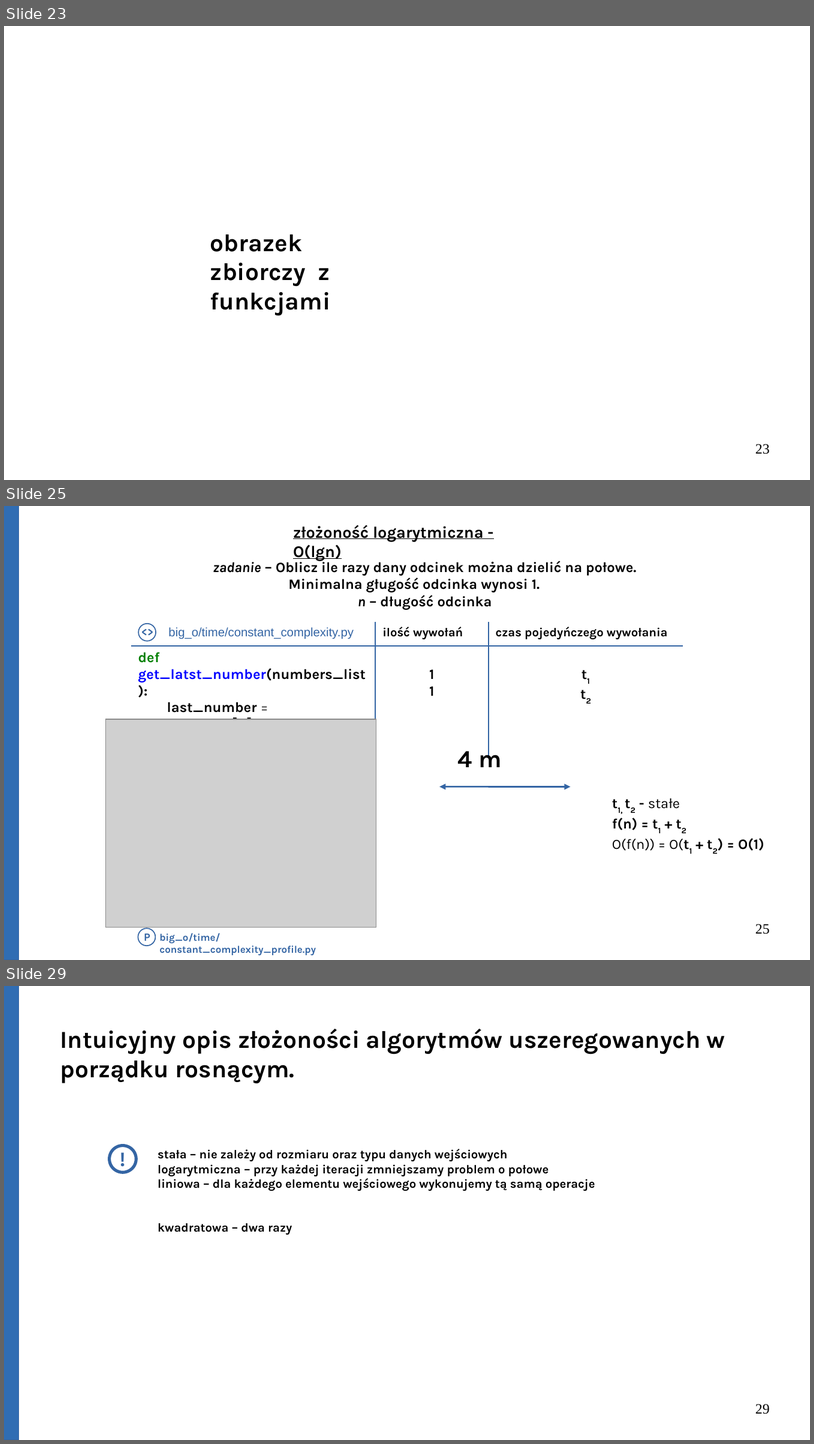
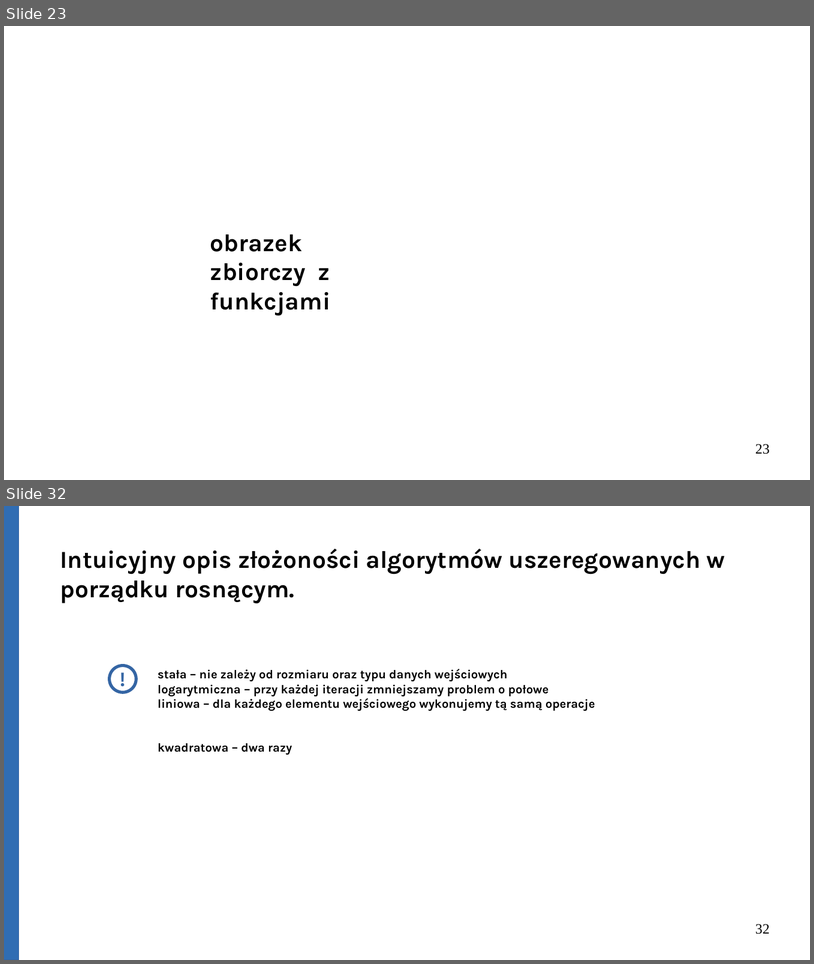
Before and after one commit to Michael-Wisniewski/algorithmic-workshop, a slide deck: gotowa.odp. Shown one above the other, each under a label of ours: slides 23, 25 and 29 before the commit, slides 23 and 32 after it; the slides between them are not shown. The pictures are 814x1444 and 814x964 pixels, drawn with LibreOffice and Linux fonts; fonts in the diff are those of the drawing; grey boxes stand for pictures. Boxes give left, top, right and bottom in pixels: in the first picture for what was removed or moved away, otherwise in the second. Text is boxed around its words. In the diff, an @@ line names an element or a change of style, - is before the commit and + after.

```diff
--- a/gotowa.odp
+++ b/gotowa.odp
@@ slide 25 removed at bbox=[4, 506, 810, 960], background #FFFFFF @@
@@ rectangle removed at bbox=[4, 506, 18, 960] @@
@@ text removed at bbox=[293, 525, 484, 561] @@
-złożoność logarytmiczna - O(lgn)
@@ text removed at bbox=[213, 559, 636, 610] @@
-zadanie – Oblicz ile razy dany odcinek można dzielić na połowe.
-Minimalna gługość odcinka wynosi 1.
-n – długość odcinka
@@ table removed at bbox=[131, 622, 684, 722], 2 rows, 3 columns @@
-big_o/time/constant_complexity.py | ilość wywołań | czas pojedyńczego wywołania
-def get_latst_number(numbers_list): / last_number = numbers_list[-1] / return last_number | 1 / 1 | t1 / t2
@@ text removed at bbox=[134, 621, 161, 643] @@
-<>
@@ ellipse removed at bbox=[138, 624, 156, 642] @@
@@ picture removed at bbox=[106, 719, 377, 927] @@
@@ text removed at bbox=[458, 745, 502, 767] @@
-4 m
@@ double arrow removed from (440, 786) to (571, 786) @@
@@ text removed at bbox=[612, 798, 765, 850] @@
-t1, t2 - stałe
-f(n) = t1 + t2
-O(f(n)) = O(t1 + t2) = O(1)
@@ ellipse removed at bbox=[138, 928, 155, 946] @@
@@ text removed at bbox=[144, 933, 150, 940] @@
-P
@@ text removed at bbox=[159, 933, 316, 955] @@
-big_o/time/constant_complexity_profile.py
@@ page number removed at bbox=[756, 924, 770, 934] @@
-25
@@ what was slide 29 is now slide 32 @@
@@ page number at bbox=[756, 924, 770, 934]: text changed @@
-29
+32
```
Also in this commit, not shown: 5 slides changed, 4 slides added, 4 other files.
